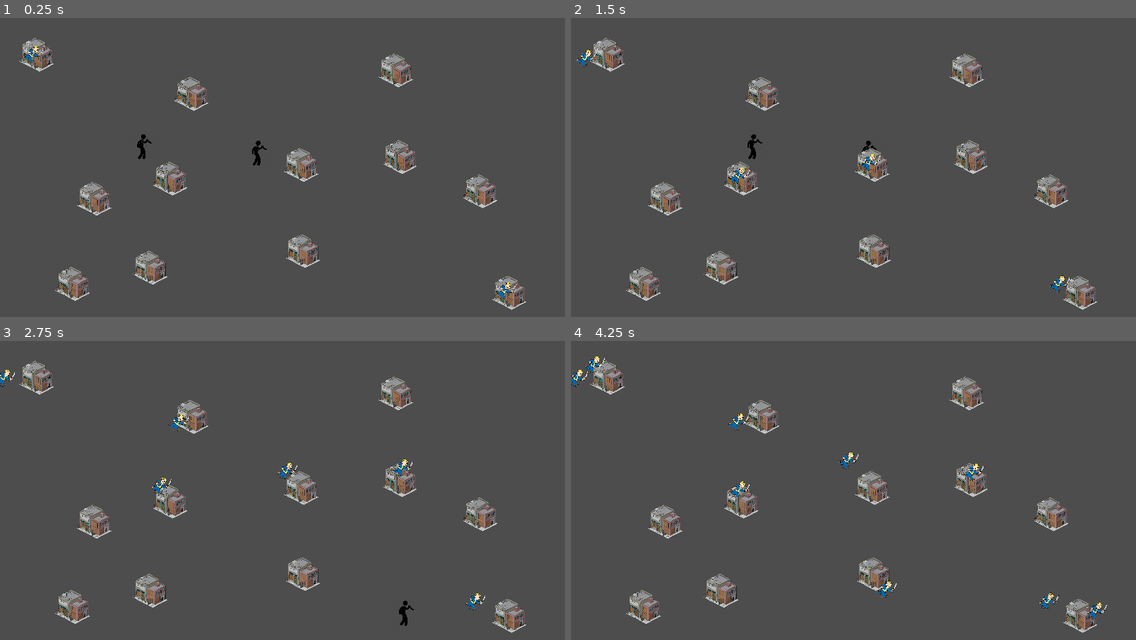
Above: before the commit, frames 1-4 (two rows, left to right).
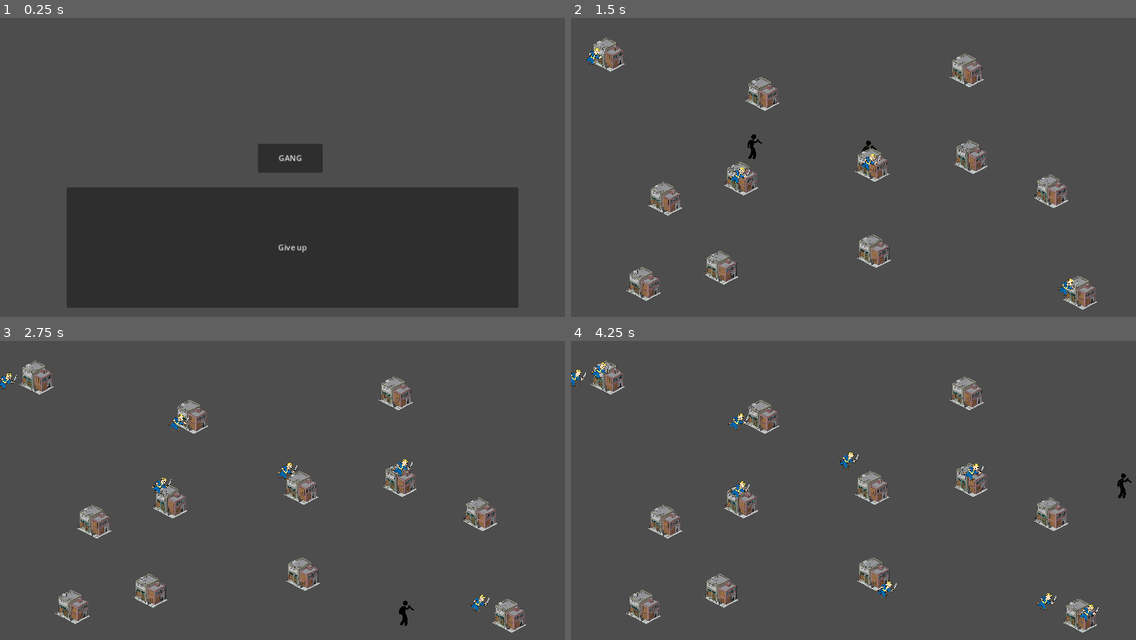
Above: after the commit, the same moments.

Repository: Alfenstein8/createjam
Game: Godot game, scene res://scenes/main_menu.tscn
The game is run twice, just before and just after one commit, with the same random seed, the same clock (stepped at 60 frames per second) and the same inputs. Before the commit the project starts from res://scenes/level.tscn.
Inputs (mouse positions are in pixels of both pictures, inside the frame that each line leads up to):
- Up to frame 1 (0.25 s): no input
- Up to frame 2 (1.5 s): click (859, 158) at 0.5 s, where only the run after the commit has a clickable "GANG"; hold D (p1_right) from 1.28 s (still down); hold T (p1_interact) from 1.28 s (still down)
- Up to frame 3 (2.75 s): release D (p1_right) at 2.03 s; release T (p1_interact) at 2.03 s; hold S (p1_down) from 2.03 s (still down); tap T (p1_interact) at 2.1 s
- Up to frame 4 (4.25 s): release S (p1_down) at 2.78 s; hold D (p1_right) 2.78-3.53 s; hold T (p1_interact) 2.78-3.53 s; hold W (p1_up) from 3.53 s (still down); tap T (p1_interact) at 3.6 s

The runs differ from the first frame. In frame 1, 35% of the frame differs, in the area x 3-94%, y 6-98%; in frame 2, 0.3%; in frame 3, 0.2%; in frame 4, 0.5%.

Commit message:
Changed main scene to main menu

Diff:
--- a/project.godot
+++ b/project.godot
@@ -11,7 +11,7 @@
 [application]
 
 config/name="GameJam CreateJam"
-run/main_scene="res://scenes/level.tscn"
+run/main_scene="res://scenes/main_menu.tscn"
 config/features=PackedStringArray("4.1", "Forward Plus")
 config/icon="res://icon.svg"
 
